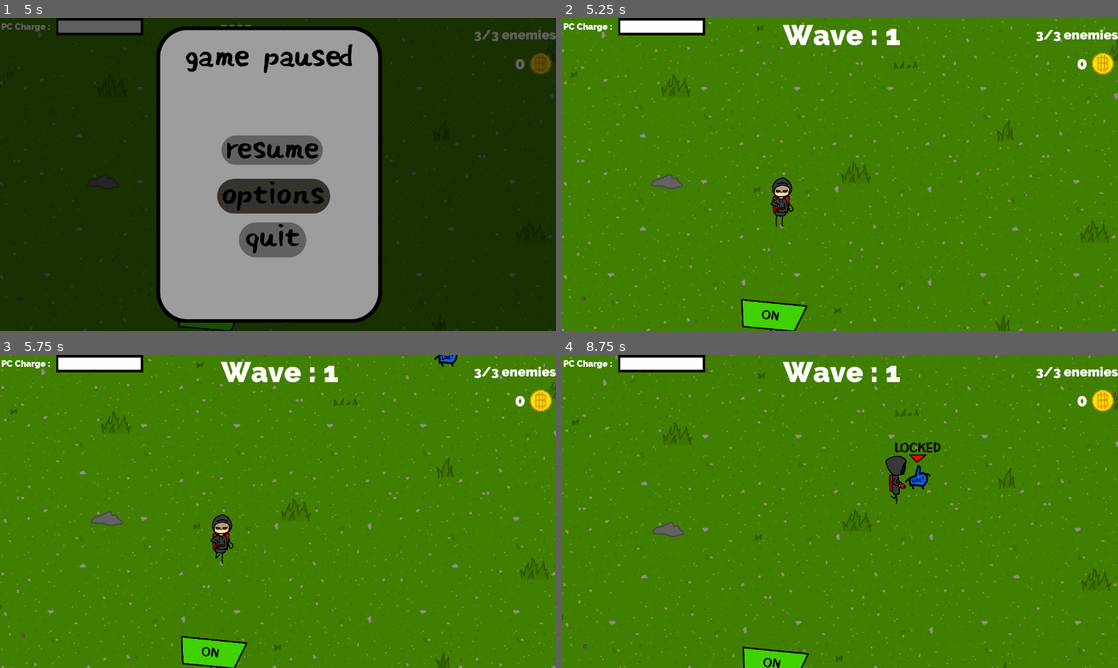
Above: before the commit, frames 1-4 (two rows, left to right).
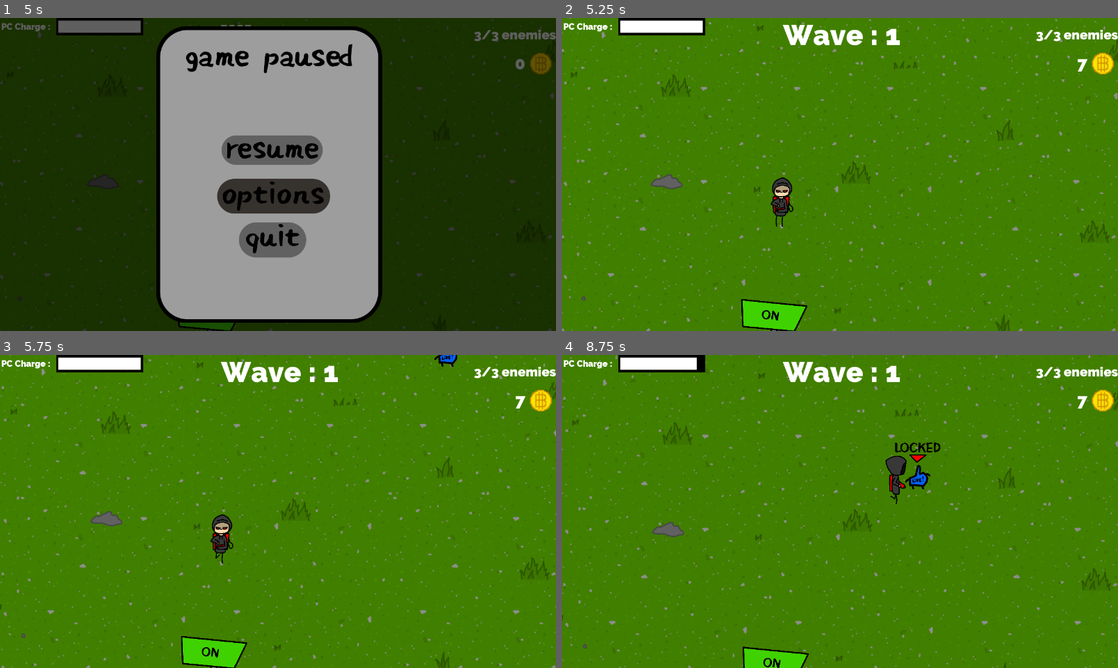
Above: after the commit, the same moments.

Repository: CeylenGames/5thAlakajam
Game: Godot game, scene res://MainMenu.tscn
The game is run twice, just before and just after one commit, with the same random seed, the same clock (stepped at 60 frames per second) and the same inputs.
Inputs (mouse positions are in pixels of both pictures, inside the frame that each line leads up to):
- Up to frame 1 (5 s): click (433, 312) at 0.5 s; tap Enter (ui_accept) at 1.25, 1.52, 2.27, 3.77, 4.52 s; hold Up (ui_up) 1.28-2.78 s; tap Keypad 0 (combo_0) at 1.35, 4.35 s; tap Keypad 1 (combo_1) at 2.1 s; hold Left (ui_left) 2.78-4.28 s; tap Tab (select_enemy) at 2.85 s; tap F (tuto) at 3.6 s; hold Down (ui_down) from 4.28 s (still down); tap Escape (ui_cancel) at 4.9 s
- Up to frame 2 (5.25 s): release Down (ui_down) at 5 s; click (834, 149) at 5 s
- Up to frame 3 (5.75 s): no input
- Up to frame 4 (8.75 s): hold Right (ui_right) 5.78-6.53 s; tap Keypad 1 (combo_1) at 5.85 s; tap Enter (ui_accept) at 6.02, 7.52, 8.27 s; hold Up (ui_up) 6.53-7.28 s; tap Tab (select_enemy) at 6.6 s; hold Right (ui_right) from 7.28 s (still down); tap F (tuto) at 7.35 s; tap Keypad 0 (combo_0) at 8.1 s

Frame 1 is identical in both runs. In frame 2, less than 0.1% of the frame differs, in the area x 92-95%, y 13-18%; in frame 3, less than 0.1%; in frame 4, less than 0.1%, in the area x 24-95%, y 0-18%.

Commit message:
shop problem

Diff:
--- a/Prefabs/Enemy.tscn
+++ b/Prefabs/Enemy.tscn
@@ -8,6 +8,11 @@
 
 custom_solver_bias = 0.0
 extents = Vector2( 40, 40 )
+
+[sub_resource type="CircleShape2D" id=2]
+
+custom_solver_bias = 0.0
+radius = 50.0
 
 [node name="Enemy" type="KinematicBody2D" groups=[
 "Enemy",
@@ -30,3 +35,30 @@
 [node name="CollisionShape2D" type="CollisionShape2D" parent="." index="1"]
 
 shape = SubResource( 1 )
+
+[node name="Area2D" type="Area2D" parent="." index="2"]
+
+input_pickable = true
+gravity_vec = Vector2( 0, 1 )
+gravity = 98.0
+linear_damp = 0.1
+angular_damp = 1.0
+audio_bus_override = false
+audio_bus_name = "Master"
+
+[node name="CollisionShape2D" type="CollisionShape2D" parent="Area2D" index="0"]
+
+shape = SubResource( 2 )
+
+[node name="Timer" type="Timer" parent="." index="3"]
+
+process_mode = 1
+wait_time = 1.0
+one_shot = false
+autostart = true
+
+[connection signal="body_entered" from="Area2D" to="." method="_on_Area2D_body_entered"]
+
+[connection signal="body_exited" from="Area2D" to="." method="_on_Area2D_body_exited"]
+
+[connection signal="timeout" from="Timer" to="." method="_on_Timer_timeout"]
--- a/Scripts/CheckPoint.gd
+++ b/Scripts/CheckPoint.gd
@@ -45,5 +45,5 @@
 
 	get_parent().get_node("Player").save_data()
 func recharge():
-	get_node(get_parent().get_node("Player").ChargeBar).value = get_parent().get_node("Player").charge_max
+	get_parent().get_node("Player").charge = get_parent().get_node("Player").charge_max
 	get_parent().get_node("Player").save_data()
--- a/Scripts/Enemy.gd
+++ b/Scripts/Enemy.gd
@@ -10,6 +10,8 @@
 var index = 0
 var vector = Vector2()
 var Speed = 200
+
+var player_here
 
 export (PackedScene) var Coin
 
@@ -49,3 +51,17 @@
 	get_parent().get_parent().add_child(coin)
 	get_parent().get_parent().enemy_died()
 	queue_free()
+
+
+func _on_Area2D_body_entered(body):
+	if body.is_in_group("Player"):
+		player_here = true
+
+
+func _on_Area2D_body_exited(body):
+	if body.is_in_group("Player"):
+		player_here = false
+
+func _on_Timer_timeout():
+	if player_here:
+		player.hit(10)
--- a/Scripts/PauseEnemy.gd
+++ b/Scripts/PauseEnemy.gd
@@ -20,6 +20,7 @@
 	$TextureRect.hide()
 	menu.queue_free()
 	get_tree().paused = false
+	get_node("../Player").updateUi()
 
 func show_shop():
 	show_menu(ShopMenu)
--- a/Scripts/Player.gd
+++ b/Scripts/Player.gd
@@ -132,3 +132,9 @@
 	save_file.open("res://save.txt", File.READ)
 	charge_max = int(save_file.get_line())
 	coins = int(save_file.get_line())
+
+func hit(damage):
+	charge -= damage
+	if charge < 0:
+		charge = 0
+	updateUi()
--- a/World.tscn
+++ b/World.tscn
@@ -95,7 +95,7 @@
 font_data = ExtResource( 33 )
 _sections_unfolded = [ "Font", "Settings" ]
 
-[node name="World" type="Node"]
+[node name="World" type="Node" index="0"]
 
 script = ExtResource( 1 )
 Enemies = NodePath("GUI/Enemies")
@@ -937,7 +937,6 @@
 
 [node name="GUI" type="CanvasLayer" parent="." index="8"]
 
-editor/display_folded = true
 layer = 1
 offset = Vector2( 0, 0 )
 rotation = 0.0
Not shown: 1 places in Prefabs/Enemy.tscn that only renumber resources
